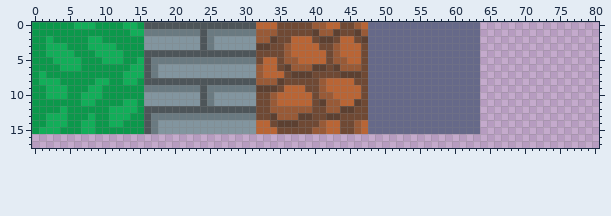
Sprite sheet, stored at rpg/res/spritesheets/0_background.png. Above, as it was before the edit.
The file is 96x96 pixels. Shown: x 0..80, y 0..17.
New version:
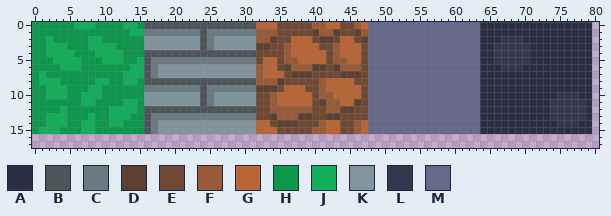
Palette (. is transparent): A #2c2e43  B #4d5559  C #6a7a81  D #5c4031  E #6f4934  F #985a37  G #b96535  H #0b984b  J #12ae59  K #82959f  L #34364e  M #666989
Edits made:
Changed rows in their new state; - is an unchanged pixel.
first column x 64:
 0 AAAAAAAAAAAAAAAA
 1 AAAAAAAAAAAAAAAA
 2 AAALLLAAAAAAAAAA
 3 AALLLLLAAAAAAAAA
 4 AALLLLLAAAAAAAAA
 5 AALLLLLAAAAAAAAA
 6 AAALLLAAAAAAAAAA
 7 AAAAAAAAAAAAAAAA
 8 AAAAAAAAAAAAAAAA
 9 AAAAAAAAAAAAAAAA
10 AAAAAAAAAAALLLAA
11 AAAAAAAAAALLLLLA
12 AAAAAAAAAALLLLLA
13 AAAAAAAAAALLLLLA
14 AAAAAAAAAAALLLAA
15 AAAAAAAAAAAAAAAA
Where, in picture pixels (left, top, right, bottom), the same in both pictures:
added: (480, 22, 592, 134)
